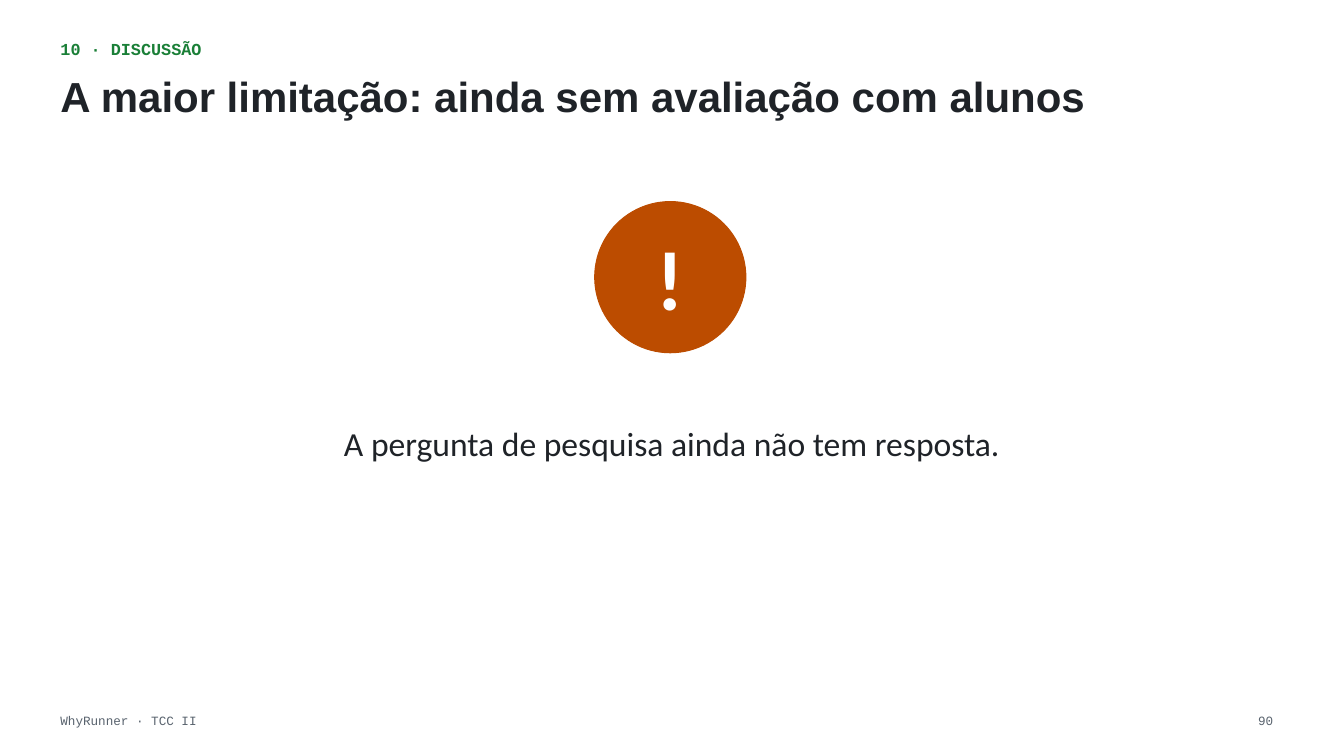
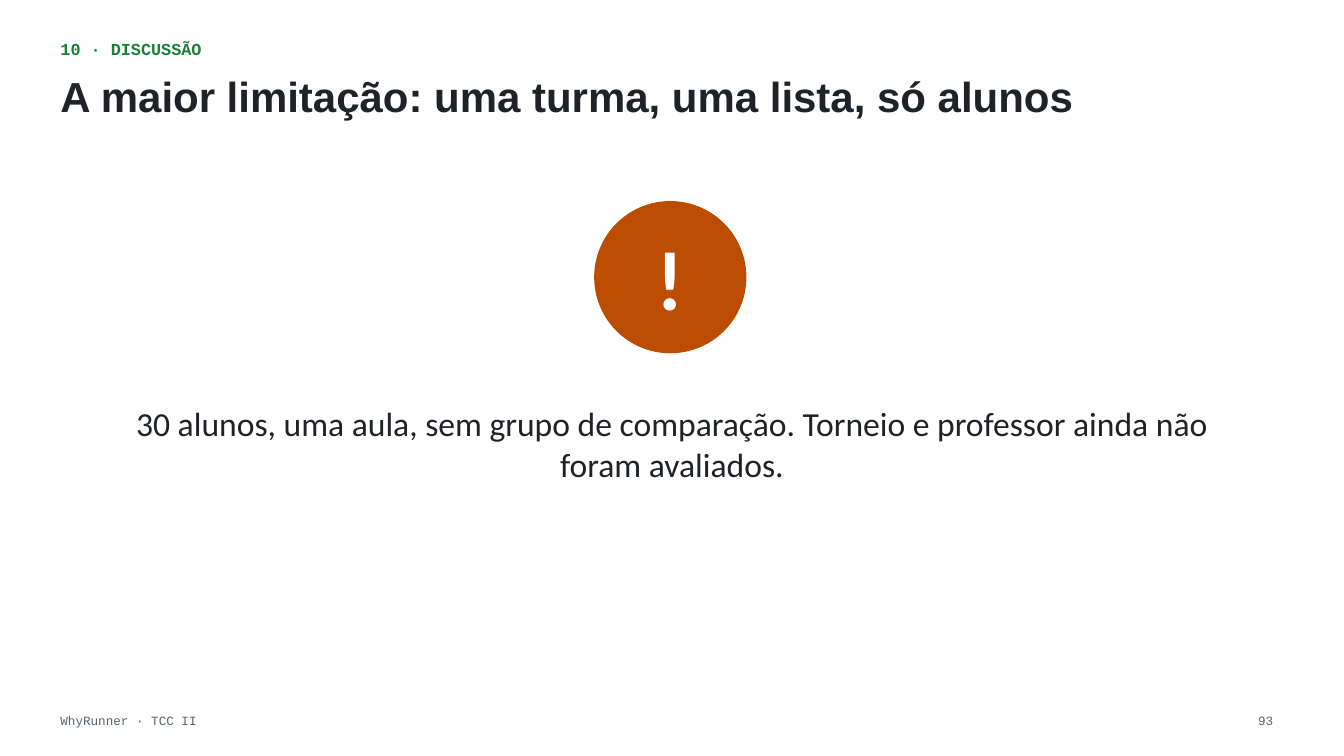
Before and after one commit to whowon2/why-runner, a slide deck: slide 93 of WhyRunner — Apresentação TCC II v5.pptx (slide 90 before the commit). Drawn at 1344x756 pixels with LibreOffice and Linux fonts; fonts in the diff are those of the drawing. Boxes give left, top, right and bottom in pixels: in the first picture for what was removed or moved away, otherwise in the second. Text is boxed around its words. In the diff, an @@ line names an element or a change of style, - is before the commit and + after.

```diff
--- a/WhyRunner — Apresentação TCC II v5.pptx
+++ b/WhyRunner — Apresentação TCC II v5.pptx
@@ title at (60,81,1073,121): text changed @@
-A maior limitação: ainda sem avaliação com alunos
+A maior limitação: uma turma, uma lista, só alunos
@@ text at (136,412,1207,478): text changed @@
-A pergunta de pesquisa ainda não tem resposta.
+30 alunos, uma aula, sem grupo de comparação. Torneio e professor ainda não foram avaliados.
```
Also in this commit, not shown: 6 other slides changed, 6 slides added, 3 slides removed, 16 other files.
